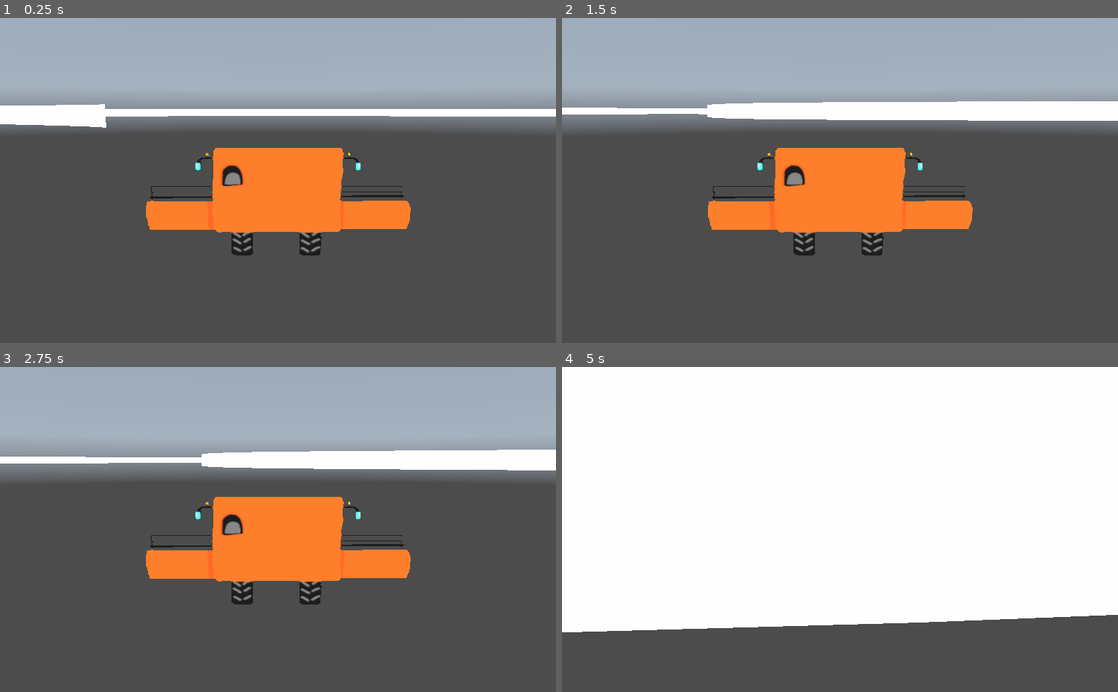
Above: before the commit, frames 1-4 (two rows, left to right).
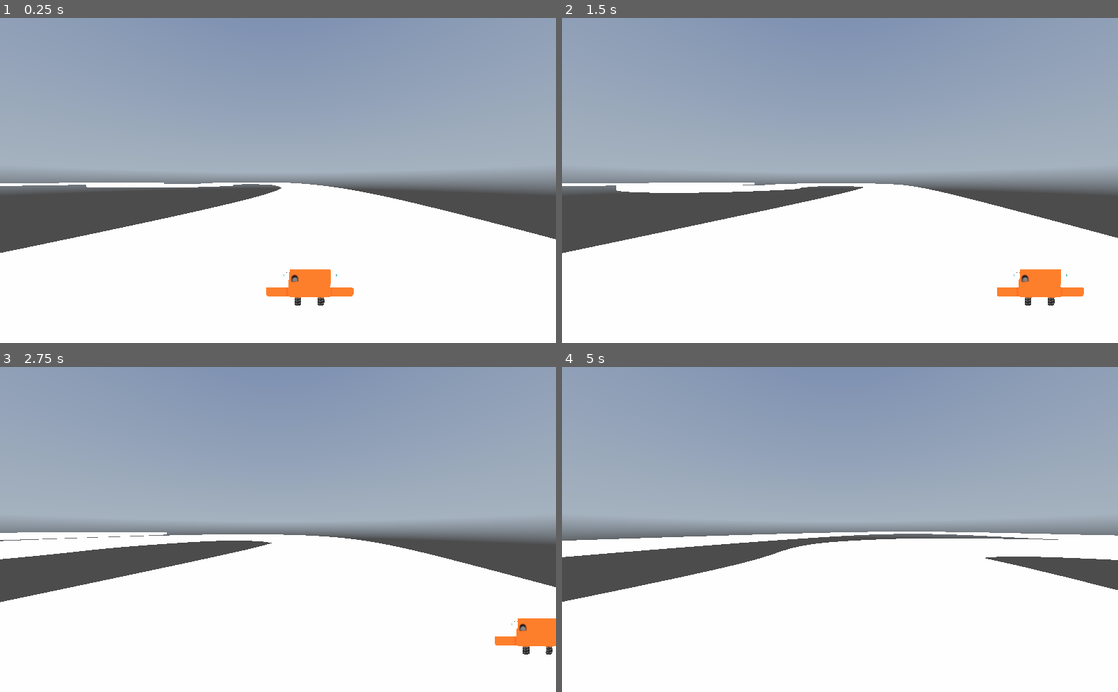
Above: after the commit, the same moments.

Repository: Timendus/ld52
Game: Godot game, scene res://main.tscn
Same seed, same stepped clock (60 frames per second), same inputs: the game is played once before the commit and once after it. A sky picture missing from this copy of the repository is replaced by a grey-blue gradient.
Inputs:
- Up to frame 1 (0.25 s): no input
- Up to frame 2 (1.5 s): hold Right (right) 0.53-1.28 s; hold Left (left) from 1.28 s (still down)
- Up to frame 3 (2.75 s): release Left (left) at 2.03 s; hold Right (right) from 2.03 s (still down)
- Up to frame 4 (5 s): release Right (right) at 2.78 s; hold Up (forward) 2.78-3.53 s; hold Left (left) from 3.53 s (still down)

The runs differ from the first frame. In frame 1, 72% of the frame differs, in the area x 0-100%, y 0-100%; in frame 2, 73%; in frame 3, 74%; in frame 4, 78%.

Commit message:
added player drifting

Diff:
--- /dev/null
+++ b/PathFollow.gd
@@ -0,0 +1,23 @@
+extends PathFollow
+
+export var forwardSpeed = 30
+export var strafeSpeed = 2
+export var driftFactor = 100
+var previousDirection = null
+
+
+# Called when the node enters the scene tree for the first time.
+func _ready():
+	pass # Replace with function body.
+
+
+# Called every frame. 'delta' is the elapsed time since the previous frame.
+func _process(delta):
+	offset += delta * forwardSpeed
+	var steering = (1 if Input.is_action_pressed("right") else 0) - (1 if Input.is_action_pressed("left") else 0)
+	var player = get_node("Player")
+	var drift = transform.basis.x.dot(previousDirection.rotated(Vector3.UP, PI/2)) if previousDirection != null else 0
+	var slide = strafeSpeed * steering + drift * driftFactor
+	player.translate_object_local(Vector3.FORWARD * delta * slide)
+
+	previousDirection = transform.basis.x
--- a/main.tscn
+++ b/main.tscn
@@ -1,19 +1,9 @@
-[gd_scene load_steps=10 format=2]
+[gd_scene load_steps=11 format=2]
 
+[ext_resource path="res://PathFollow.gd" type="Script" id=1]
 [ext_resource path="res://assets/images/straight.png" type="Texture" id=2]
 [ext_resource path="res://Player.gd" type="Script" id=3]
 [ext_resource path="res://assets/images/sky.png" type="Texture" id=5]
-
-[sub_resource type="QuadMesh" id=2]
-
-[sub_resource type="SpatialMaterial" id=4]
-params_use_alpha_scissor = true
-params_alpha_scissor_threshold = 0.98
-albedo_texture = ExtResource( 2 )
-
-[sub_resource type="CapsuleShape" id=5]
-radius = 0.179654
-height = 0.340516
 
 [sub_resource type="PanoramaSky" id=9]
 panorama = ExtResource( 5 )
@@ -35,30 +25,18 @@
 "tilts": PoolRealArray( 0, 0, 0, 0, 0, 0, 0, 0, 0, 0, 0, 0, 0, 0 )
 }
 
+[sub_resource type="QuadMesh" id=2]
+
+[sub_resource type="SpatialMaterial" id=4]
+params_use_alpha_scissor = true
+params_alpha_scissor_threshold = 0.98
+albedo_texture = ExtResource( 2 )
+
+[sub_resource type="CapsuleShape" id=5]
+radius = 0.179654
+height = 0.340516
+
 [node name="Spatial" type="Spatial"]
-
-[node name="Player" type="RigidBody" parent="."]
-transform = Transform( 1, 0, 0, 0, 1, 0, 0, 0, 1, -0.402597, 0.417688, -15.3334 )
-axis_lock_angular_x = true
-axis_lock_angular_z = true
-linear_damp = 10.0
-angular_damp = 10.0
-script = ExtResource( 3 )
-
-[node name="MeshInstance" type="MeshInstance" parent="Player"]
-transform = Transform( -4.37114e-08, 0, -1, 0, 0.74842, 0, 1, 0, -4.37114e-08, 0, 0.195406, 0 )
-mesh = SubResource( 2 )
-skeleton = NodePath("")
-material/0 = SubResource( 4 )
-
-[node name="CollisionShape" type="CollisionShape" parent="Player"]
-transform = Transform( 1, 0, 0, 0, -4.37114e-08, -1, 0, 1, -4.37114e-08, 0, 0.351932, 0 )
-shape = SubResource( 5 )
-
-[node name="Camera" type="Camera" parent="Player"]
-transform = Transform( -4.31475e-08, 0.160105, -0.9871, 6.99842e-09, 0.9871, 0.160105, 1, 4.44089e-16, -4.37114e-08, -1.42033, 0.497475, 0 )
-current = true
-fov = 41.6181
 
 [node name="WorldEnvironment" type="WorldEnvironment" parent="."]
 environment = SubResource( 10 )
@@ -69,7 +47,6 @@
 curve = SubResource( 11 )
 
 [node name="CSGPolygon" type="CSGPolygon" parent="Track level 1/Path"]
-transform = Transform( 1, 0, 0, 0, 1, 0, 0, 0, 1, 0, 0, 0 )
 use_collision = true
 polygon = PoolVector2Array( -5, 0, -5, 1, 5, 1, 5, 0 )
 mode = 2
@@ -82,3 +59,32 @@
 path_continuous_u = true
 path_u_distance = 1.0
 path_joined = true
+
+[node name="PathFollow" type="PathFollow" parent="Track level 1/Path"]
+transform = Transform( 0.0757261, 5.28737e-06, 0.997129, -7.33272e-05, 1, 2.66161e-07, -0.997129, -7.31368e-05, 0.0757261, -63.8448, 0.996417, -43.1413 )
+v_offset = 1.0
+script = ExtResource( 1 )
+
+[node name="Player" type="RigidBody" parent="Track level 1/Path/PathFollow"]
+axis_lock_angular_x = true
+axis_lock_angular_z = true
+linear_damp = 10.0
+angular_damp = 10.0
+script = ExtResource( 3 )
+
+[node name="MeshInstance" type="MeshInstance" parent="Track level 1/Path/PathFollow/Player"]
+transform = Transform( -4.37114e-08, 0, 1, 0, 0.74842, 0, -1, 0, -4.37114e-08, 0, 0.195406, 0 )
+mesh = SubResource( 2 )
+skeleton = NodePath("")
+material/0 = SubResource( 4 )
+
+[node name="CollisionShape" type="CollisionShape" parent="Track level 1/Path/PathFollow/Player"]
+transform = Transform( 1, 0, 0, 0, -4.37114e-08, -1, 0, 1, -4.37114e-08, 0, 0.351932, 0 )
+shape = SubResource( 5 )
+
+[node name="Camera" type="Camera" parent="Track level 1/Path/PathFollow"]
+transform = Transform( -5.96046e-08, -2.18279e-11, 1, 0, 1, 4.00178e-11, -1, 3.45608e-11, -5.96046e-08, 1.666, 1.285, 0.007 )
+current = true
+fov = 90.0
+size = 5.0
+far = 500.0
